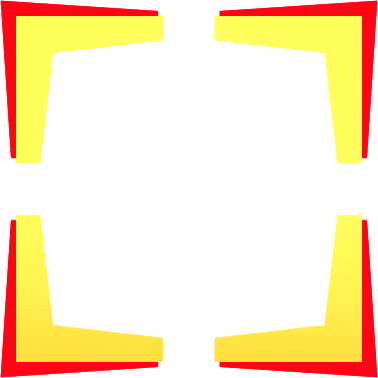
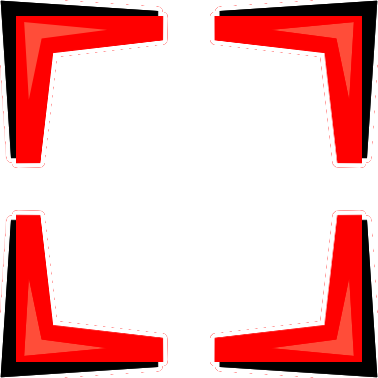
Layer changes from the first 378 × 378 image to the second:
removed group "Gm_Cursor" (4 layers) over [0, 0, 378, 378]
added layer "GM_Cursor-Major_Outlined" above "GM_Cursor-Commander-Outlined" over [0, 0, 378, 378]
added layer "GM_Cursor-Commander-Outlined" above "GM_Cursor-Commander" over [0, 0, 378, 378]
added group "GM_Cursor-Commander" with 4 layers above "GM_Cursor-Major" over [0, 0, 378, 378]
moved "GM_Cursor-TLCorner" (1st of 2, in "GM_Cursor-Commander") into group "GM_Cursor-Commander", painted on it over [0, 0, 164, 164]
moved "GM_Cursor-TRCorner" (1st of 2, in "GM_Cursor-Commander") into group "GM_Cursor-Commander", painted on it over [214, 0, 378, 164]
moved "GM_Cursor-BLCorner" (1st of 2, in "GM_Cursor-Commander") into group "GM_Cursor-Commander", painted on it over [0, 214, 164, 378]
moved "GM_Cursor-BRCorner" (1st of 2, in "GM_Cursor-Commander") into group "GM_Cursor-Commander", painted on it over [214, 214, 378, 378]
added group "GM_Cursor-Major" with 4 layers over [0, 0, 378, 378]
added layer "GM_Cursor-TLCorner" (2nd of 2, in "GM_Cursor-Major") in group "GM_Cursor-Major" over [0, 0, 164, 164]
added layer "GM_Cursor-TRCorner" (2nd of 2, in "GM_Cursor-Major") in group "GM_Cursor-Major" over [214, 0, 378, 164]
added layer "GM_Cursor-BLCorner" (2nd of 2, in "GM_Cursor-Major") in group "GM_Cursor-Major" over [0, 214, 164, 378]
added layer "GM_Cursor-BRCorner" (2nd of 2, in "GM_Cursor-Major") in group "GM_Cursor-Major" over [214, 214, 378, 378]
